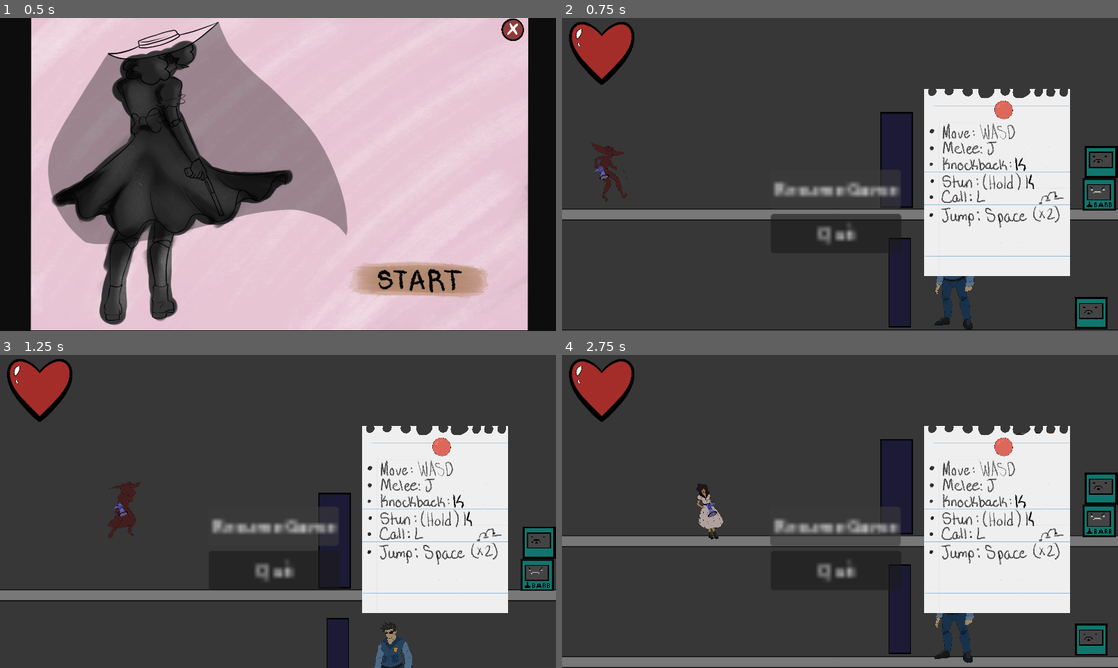
Above: before the commit, frames 1-4 (two rows, left to right).
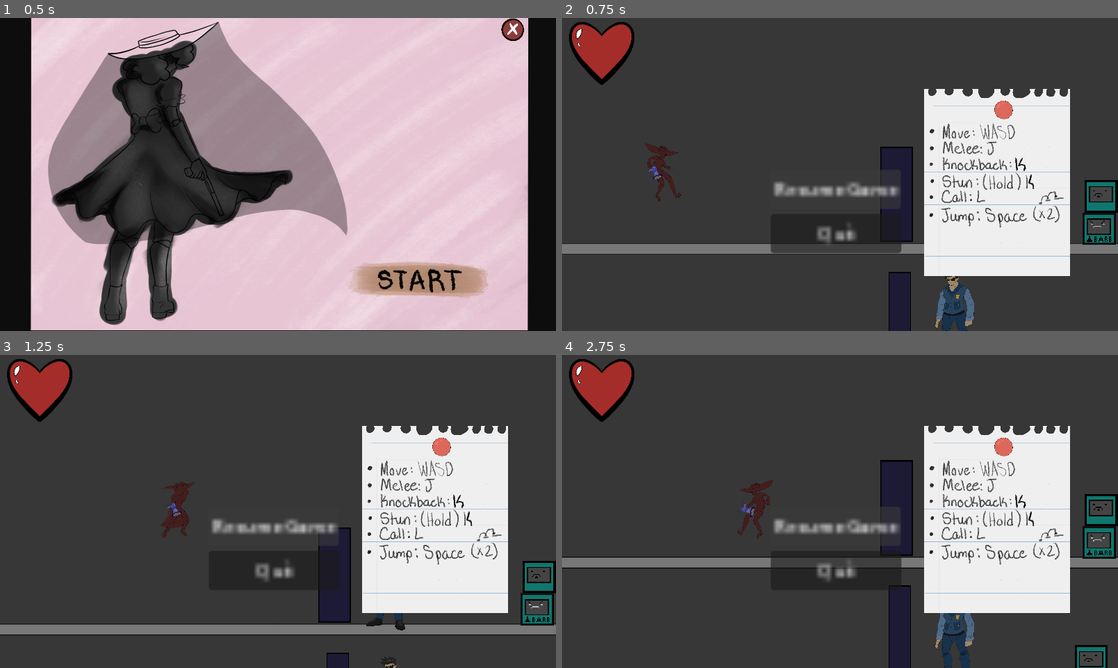
Above: after the commit, the same moments.

Repository: MaddMavv/Project-Doll-House
Game: Godot game, scene res://main menu.tscn
The game is run twice, just before and just after one commit, with the same random seed, the same clock (stepped at 60 frames per second) and the same inputs. The engine's default icon, where the game draws it, is replaced by a stand-in: a white triangle on a blue panel in a dark square.
Inputs:
- Up to frame 1 (0.5 s): no input
- Up to frame 2 (0.75 s): tap Enter (ui_accept) at 0.5 s; hold D (move right) from 0.53 s (still down); tap K (attack) at 0.6 s
- Up to frame 3 (1.25 s): keep holding D (move right); tap Space (jump) at 0.77 s
- Up to frame 4 (2.75 s): tap J (melee) at 1.35 s; tap Space (jump) at 1.52 s; release D (move right) at 2.03 s; hold A (move left) from 2.03 s (still down); tap L (shout) at 2.1 s

Frame 1 is identical in both runs. In frame 2, 9.8% of the frame differs, in the area x 0-100%, y 30-100%; in frame 3, 10%; in frame 4, 12%, in the area x 0-100%, y 24-100%.

Commit message:
removing godot logos

Diff:
--- a/Project Doll House.tscn
+++ b/Project Doll House.tscn
@@ -1316,7 +1316,6 @@
 
 [node name="CollisionShape2D" type="CollisionShape2D" parent="barricade/Area2D"]
 position = Vector2(0, -27.9577)
-scale = Vector2(1, 1)
 shape = SubResource("RectangleShape2D_gohqv")
 
 [node name="Area2D2" type="StaticBody2D" parent="barricade"]
@@ -1399,7 +1398,6 @@
 
 [node name="CollisionShape2D" type="CollisionShape2D" parent="barricade8/Area2D"]
 position = Vector2(0, -26.1085)
-scale = Vector2(1, 1)
 shape = SubResource("RectangleShape2D_pxojs")
 
 [node name="barricade w window" type="Sprite2D" parent="."]
--- a/bar_b.tscn
+++ b/bar_b.tscn
@@ -76,19 +76,19 @@
 "speed": 5.0
 }]
 
-[sub_resource type="Animation" id="Animation_qmvpd"]
-resource_name = "Idle"
-tracks/0/type = "value"
-tracks/0/imported = false
-tracks/0/enabled = true
-tracks/0/path = NodePath("AnimatedSprite2D:animation")
-tracks/0/interp = 1
-tracks/0/loop_wrap = true
-tracks/0/keys = {
-"times": PackedFloat32Array(0),
-"transitions": PackedFloat32Array(1),
-"update": 1,
-"values": [&"Idle"]
+[sub_resource type="Animation" id="Animation_46slq"]
+resource_name = "Charged"
+tracks/0/type = "value"
+tracks/0/imported = false
+tracks/0/enabled = true
+tracks/0/path = NodePath("AnimatedSprite2D:animation")
+tracks/0/interp = 1
+tracks/0/loop_wrap = true
+tracks/0/keys = {
+"times": PackedFloat32Array(0),
+"transitions": PackedFloat32Array(1),
+"update": 1,
+"values": [&"Charging"]
 }
 tracks/1/type = "value"
 tracks/1/imported = false
@@ -112,7 +112,7 @@
 "times": PackedFloat32Array(0),
 "transitions": PackedFloat32Array(1),
 "update": 0,
-"values": [1.21649]
+"values": [-0.0541052]
 }
 tracks/3/type = "value"
 tracks/3/imported = false
@@ -124,7 +124,155 @@
 "times": PackedFloat32Array(0),
 "transitions": PackedFloat32Array(1),
 "update": 0,
+"values": [Vector2(-3.57143, -51.4286)]
+}
+
+[sub_resource type="Animation" id="Animation_t7e4u"]
+resource_name = "Charging"
+length = 0.333337
+step = 0.0333333
+tracks/0/type = "value"
+tracks/0/imported = false
+tracks/0/enabled = true
+tracks/0/path = NodePath("AnimatedSprite2D:animation")
+tracks/0/interp = 1
+tracks/0/loop_wrap = true
+tracks/0/keys = {
+"times": PackedFloat32Array(0),
+"transitions": PackedFloat32Array(1),
+"update": 1,
+"values": [&"Charging"]
+}
+tracks/1/type = "value"
+tracks/1/imported = false
+tracks/1/enabled = true
+tracks/1/path = NodePath("AnimatedSprite2D:frame")
+tracks/1/interp = 1
+tracks/1/loop_wrap = true
+tracks/1/keys = {
+"times": PackedFloat32Array(0),
+"transitions": PackedFloat32Array(1),
+"update": 1,
+"values": [0]
+}
+tracks/2/type = "value"
+tracks/2/imported = false
+tracks/2/enabled = true
+tracks/2/path = NodePath("Megaphone:position")
+tracks/2/interp = 1
+tracks/2/loop_wrap = true
+tracks/2/keys = {
+"times": PackedFloat32Array(0, 0.0333333, 0.0666667, 0.1, 0.133333, 0.166667, 0.2, 0.233333, 0.266667, 0.3, 0.333333),
+"transitions": PackedFloat32Array(1, 1, 1, 1, 1, 1, 1, 1, 1, 1, 1),
+"update": 0,
+"values": [Vector2(-18, -9), Vector2(3.57143, 4.28571), Vector2(-35, -26.4286), Vector2(5, -25), Vector2(-49.2857, 9.28572), Vector2(24.2857, 30.7143), Vector2(-26.4286, -54.2857), Vector2(-45.7143, 15), Vector2(16.4286, -54.2857), Vector2(-24.2857, 45.7143), Vector2(-47.8571, -55)]
+}
+
+[sub_resource type="Animation" id="Animation_64o1y"]
+resource_name = "Fall"
+step = 0.2
+tracks/0/type = "value"
+tracks/0/imported = false
+tracks/0/enabled = true
+tracks/0/path = NodePath("AnimatedSprite2D:animation")
+tracks/0/interp = 1
+tracks/0/loop_wrap = true
+tracks/0/keys = {
+"times": PackedFloat32Array(0),
+"transitions": PackedFloat32Array(1),
+"update": 1,
+"values": [&"Fall"]
+}
+tracks/1/type = "value"
+tracks/1/imported = false
+tracks/1/enabled = true
+tracks/1/path = NodePath("AnimatedSprite2D:frame")
+tracks/1/interp = 1
+tracks/1/loop_wrap = true
+tracks/1/keys = {
+"times": PackedFloat32Array(0),
+"transitions": PackedFloat32Array(1),
+"update": 1,
+"values": [0]
+}
+
+[sub_resource type="Animation" id="Animation_qmvpd"]
+resource_name = "Idle"
+tracks/0/type = "value"
+tracks/0/imported = false
+tracks/0/enabled = true
+tracks/0/path = NodePath("AnimatedSprite2D:animation")
+tracks/0/interp = 1
+tracks/0/loop_wrap = true
+tracks/0/keys = {
+"times": PackedFloat32Array(0),
+"transitions": PackedFloat32Array(1),
+"update": 1,
+"values": [&"Idle"]
+}
+tracks/1/type = "value"
+tracks/1/imported = false
+tracks/1/enabled = true
+tracks/1/path = NodePath("AnimatedSprite2D:frame")
+tracks/1/interp = 1
+tracks/1/loop_wrap = true
+tracks/1/keys = {
+"times": PackedFloat32Array(0),
+"transitions": PackedFloat32Array(1),
+"update": 1,
+"values": [0]
+}
+tracks/2/type = "value"
+tracks/2/imported = false
+tracks/2/enabled = true
+tracks/2/path = NodePath("Megaphone:rotation")
+tracks/2/interp = 1
+tracks/2/loop_wrap = true
+tracks/2/keys = {
+"times": PackedFloat32Array(0),
+"transitions": PackedFloat32Array(1),
+"update": 0,
+"values": [1.21649]
+}
+tracks/3/type = "value"
+tracks/3/imported = false
+tracks/3/enabled = true
+tracks/3/path = NodePath("Megaphone:position")
+tracks/3/interp = 1
+tracks/3/loop_wrap = true
+tracks/3/keys = {
+"times": PackedFloat32Array(0),
+"transitions": PackedFloat32Array(1),
+"update": 0,
 "values": [Vector2(-18, -9)]
+}
+
+[sub_resource type="Animation" id="Animation_4whab"]
+resource_name = "Jump"
+step = 0.2
+tracks/0/type = "value"
+tracks/0/imported = false
+tracks/0/enabled = true
+tracks/0/path = NodePath("AnimatedSprite2D:animation")
+tracks/0/interp = 1
+tracks/0/loop_wrap = true
+tracks/0/keys = {
+"times": PackedFloat32Array(0),
+"transitions": PackedFloat32Array(1),
+"update": 1,
+"values": [&"Jump"]
+}
+tracks/1/type = "value"
+tracks/1/imported = false
+tracks/1/enabled = true
+tracks/1/path = NodePath("AnimatedSprite2D:frame")
+tracks/1/interp = 1
+tracks/1/loop_wrap = true
+tracks/1/keys = {
+"times": PackedFloat32Array(0),
+"transitions": PackedFloat32Array(1),
+"update": 1,
+"values": [0]
 }
 
 [sub_resource type="Animation" id="Animation_44bcf"]
@@ -380,154 +528,6 @@
 "transitions": PackedFloat32Array(1, 1, 1),
 "update": 1,
 "values": [true, false, true]
-}
-
-[sub_resource type="Animation" id="Animation_t7e4u"]
-resource_name = "Charging"
-length = 0.333337
-step = 0.0333333
-tracks/0/type = "value"
-tracks/0/imported = false
-tracks/0/enabled = true
-tracks/0/path = NodePath("AnimatedSprite2D:animation")
-tracks/0/interp = 1
-tracks/0/loop_wrap = true
-tracks/0/keys = {
-"times": PackedFloat32Array(0),
-"transitions": PackedFloat32Array(1),
-"update": 1,
-"values": [&"Charging"]
-}
-tracks/1/type = "value"
-tracks/1/imported = false
-tracks/1/enabled = true
-tracks/1/path = NodePath("AnimatedSprite2D:frame")
-tracks/1/interp = 1
-tracks/1/loop_wrap = true
-tracks/1/keys = {
-"times": PackedFloat32Array(0),
-"transitions": PackedFloat32Array(1),
-"update": 1,
-"values": [0]
-}
-tracks/2/type = "value"
-tracks/2/imported = false
-tracks/2/enabled = true
-tracks/2/path = NodePath("Megaphone:position")
-tracks/2/interp = 1
-tracks/2/loop_wrap = true
-tracks/2/keys = {
-"times": PackedFloat32Array(0, 0.0333333, 0.0666667, 0.1, 0.133333, 0.166667, 0.2, 0.233333, 0.266667, 0.3, 0.333333),
-"transitions": PackedFloat32Array(1, 1, 1, 1, 1, 1, 1, 1, 1, 1, 1),
-"update": 0,
-"values": [Vector2(-18, -9), Vector2(3.57143, 4.28571), Vector2(-35, -26.4286), Vector2(5, -25), Vector2(-49.2857, 9.28572), Vector2(24.2857, 30.7143), Vector2(-26.4286, -54.2857), Vector2(-45.7143, 15), Vector2(16.4286, -54.2857), Vector2(-24.2857, 45.7143), Vector2(-47.8571, -55)]
-}
-
-[sub_resource type="Animation" id="Animation_46slq"]
-resource_name = "Charged"
-tracks/0/type = "value"
-tracks/0/imported = false
-tracks/0/enabled = true
-tracks/0/path = NodePath("AnimatedSprite2D:animation")
-tracks/0/interp = 1
-tracks/0/loop_wrap = true
-tracks/0/keys = {
-"times": PackedFloat32Array(0),
-"transitions": PackedFloat32Array(1),
-"update": 1,
-"values": [&"Charging"]
-}
-tracks/1/type = "value"
-tracks/1/imported = false
-tracks/1/enabled = true
-tracks/1/path = NodePath("AnimatedSprite2D:frame")
-tracks/1/interp = 1
-tracks/1/loop_wrap = true
-tracks/1/keys = {
-"times": PackedFloat32Array(0),
-"transitions": PackedFloat32Array(1),
-"update": 1,
-"values": [0]
-}
-tracks/2/type = "value"
-tracks/2/imported = false
-tracks/2/enabled = true
-tracks/2/path = NodePath("Megaphone:rotation")
-tracks/2/interp = 1
-tracks/2/loop_wrap = true
-tracks/2/keys = {
-"times": PackedFloat32Array(0),
-"transitions": PackedFloat32Array(1),
-"update": 0,
-"values": [-0.0541052]
-}
-tracks/3/type = "value"
-tracks/3/imported = false
-tracks/3/enabled = true
-tracks/3/path = NodePath("Megaphone:position")
-tracks/3/interp = 1
-tracks/3/loop_wrap = true
-tracks/3/keys = {
-"times": PackedFloat32Array(0),
-"transitions": PackedFloat32Array(1),
-"update": 0,
-"values": [Vector2(-3.57143, -51.4286)]
-}
-
-[sub_resource type="Animation" id="Animation_4whab"]
-resource_name = "Jump"
-step = 0.2
-tracks/0/type = "value"
-tracks/0/imported = false
-tracks/0/enabled = true
-tracks/0/path = NodePath("AnimatedSprite2D:animation")
-tracks/0/interp = 1
-tracks/0/loop_wrap = true
-tracks/0/keys = {
-"times": PackedFloat32Array(0),
-"transitions": PackedFloat32Array(1),
-"update": 1,
-"values": [&"Jump"]
-}
-tracks/1/type = "value"
-tracks/1/imported = false
-tracks/1/enabled = true
-tracks/1/path = NodePath("AnimatedSprite2D:frame")
-tracks/1/interp = 1
-tracks/1/loop_wrap = true
-tracks/1/keys = {
-"times": PackedFloat32Array(0),
-"transitions": PackedFloat32Array(1),
-"update": 1,
-"values": [0]
-}
-
-[sub_resource type="Animation" id="Animation_64o1y"]
-resource_name = "Fall"
-step = 0.2
-tracks/0/type = "value"
-tracks/0/imported = false
-tracks/0/enabled = true
-tracks/0/path = NodePath("AnimatedSprite2D:animation")
-tracks/0/interp = 1
-tracks/0/loop_wrap = true
-tracks/0/keys = {
-"times": PackedFloat32Array(0),
-"transitions": PackedFloat32Array(1),
-"update": 1,
-"values": [&"Fall"]
-}
-tracks/1/type = "value"
-tracks/1/imported = false
-tracks/1/enabled = true
-tracks/1/path = NodePath("AnimatedSprite2D:frame")
-tracks/1/interp = 1
-tracks/1/loop_wrap = true
-tracks/1/keys = {
-"times": PackedFloat32Array(0),
-"transitions": PackedFloat32Array(1),
-"update": 1,
-"values": [0]
 }
 
 [sub_resource type="AnimationLibrary" id="AnimationLibrary_plkx7"]
--- a/bullet.tscn
+++ b/bullet.tscn
@@ -1,16 +1,13 @@
 [gd_scene load_steps=5 format=3 uid="uid://b2hxdphrqmtuf"]
 
 [ext_resource type="Script" path="res://bullet.gd" id="1_u5nlr"]
-[ext_resource type="Texture2D" uid="uid://cvpdu8e05j4sn" path="res://icon.svg" id="2_kxo6a"]
+[ext_resource type="Texture2D" uid="uid://08syjr2a5ee4" path="res://assests/Bullet.png" id="2_5e5l8"]
 
 [sub_resource type="SpriteFrames" id="SpriteFrames_xsw70"]
 animations = [{
 "frames": [{
 "duration": 1.0,
-"texture": ExtResource("2_kxo6a")
-}, {
-"duration": 1.0,
-"texture": null
+"texture": ExtResource("2_5e5l8")
 }],
 "loop": true,
 "name": &"Shoot",
@@ -24,8 +21,7 @@
 script = ExtResource("1_u5nlr")
 
 [node name="AnimatedSprite2D" type="AnimatedSprite2D" parent="."]
-position = Vector2(1, -4.76837e-07)
-scale = Vector2(0.376953, 0.376953)
+scale = Vector2(0.447, 0.447)
 sprite_frames = SubResource("SpriteFrames_xsw70")
 animation = &"Shoot"
 
--- a/level_2.tscn
+++ b/level_2.tscn
@@ -296,7 +296,7 @@
 autostart = true
 
 [node name="BarB" parent="." instance=ExtResource("1_mv7hs")]
-position = Vector2(195, -1097)
+position = Vector2(590, -1351)
 
 [node name="Baddies" type="Node2D" parent="."]
 
--- a/project.godot
+++ b/project.godot
@@ -12,7 +12,7 @@
 
 config/name="FIrst Prototype"
 run/main_scene="res://main menu.tscn"
-config/features=PackedStringArray("4.0", "Mobile")
+config/features=PackedStringArray("4.1", "Mobile")
 config/icon="res://icon.svg"
 
 [autoload]
--- a/stun_projectile.tscn
+++ b/stun_projectile.tscn
@@ -1,13 +1,13 @@
 [gd_scene load_steps=5 format=3 uid="uid://b6p0vgp32aq5e"]
 
 [ext_resource type="Script" path="res://stun_projectile.gd" id="1_0t0ns"]
-[ext_resource type="Texture2D" uid="uid://hv6m2mpjrh6t" path="res://icon.svg" id="2_2nnjn"]
+[ext_resource type="Texture2D" uid="uid://bsa5ilaax1yt2" path="res://assests/Untitled_Artwork-5.png" id="3_7cvgd"]
 
 [sub_resource type="RectangleShape2D" id="RectangleShape2D_ptg7s"]
 size = Vector2(126, 126)
 
-[sub_resource type="RectangleShape2D" id="RectangleShape2D_xuqht"]
-size = Vector2(128, 130)
+[sub_resource type="CircleShape2D" id="CircleShape2D_668gc"]
+radius = 67.1193
 
 [node name="Stun projectile" type="CharacterBody2D"]
 script = ExtResource("1_0t0ns")
@@ -16,20 +16,20 @@
 shape = SubResource("RectangleShape2D_ptg7s")
 disabled = true
 
-[node name="Icon" type="Sprite2D" parent="."]
-position = Vector2(0, 1)
-scale = Vector2(-1, -1)
-texture = ExtResource("2_2nnjn")
-
 [node name="Area2D" type="Area2D" parent="."]
 
 [node name="CollisionShape2D" type="CollisionShape2D" parent="Area2D"]
-shape = SubResource("RectangleShape2D_xuqht")
+shape = SubResource("CircleShape2D_668gc")
 
 [node name="Timer" type="Timer" parent="."]
 wait_time = 0.25
 one_shot = true
 autostart = true
 
+[node name="UntitledArtwork-5" type="Sprite2D" parent="."]
+position = Vector2(-3, -7)
+scale = Vector2(0.0654297, 0.0634766)
+texture = ExtResource("3_7cvgd")
+
 [connection signal="body_entered" from="Area2D" to="." method="_on_area_2d_body_entered"]
 [connection signal="timeout" from="Timer" to="." method="_on_timer_timeout"]
--- a/warning.tscn
+++ b/warning.tscn
@@ -1,18 +1,21 @@
-[gd_scene load_steps=3 format=3 uid="uid://cxcj25w823gqj"]
+[gd_scene load_steps=4 format=3 uid="uid://cxcj25w823gqj"]
 
 [ext_resource type="Script" path="res://warning.gd" id="1_7hwv4"]
 [ext_resource type="Texture2D" uid="uid://cvpdu8e05j4sn" path="res://icon.svg" id="1_n68ba"]
+[ext_resource type="Texture2D" uid="uid://djdb8g7a3undv" path="res://assests/Untitled_Artwork-1.png" id="3_3pxld"]
 
 [node name="Node2D" type="Node2D"]
 scale = Vector2(3, 3)
 script = ExtResource("1_7hwv4")
 
 [node name="Icon" type="Sprite2D" parent="."]
+visible = false
 position = Vector2(-50, 0)
 skew = 0.872665
 texture = ExtResource("1_n68ba")
 
 [node name="Icon2" type="Sprite2D" parent="."]
+visible = false
 position = Vector2(50, 0)
 skew = -0.872665
 texture = ExtResource("1_n68ba")
@@ -25,5 +28,11 @@
 wait_time = 2.0
 autostart = true
 
+[node name="UntitledArtwork-1" type="Sprite2D" parent="."]
+position = Vector2(0.333333, 1.33333)
+rotation = -1.5708
+scale = Vector2(0.287194, 0.343252)
+texture = ExtResource("3_3pxld")
+
 [connection signal="timeout" from="Timer" to="." method="_on_timer_timeout"]
 [connection signal="timeout" from="Timer2" to="." method="_on_timer_2_timeout"]
Binary file added: assests/Bullet.png
Not shown, added: assests/Bullet.png.import
Binary file added: assests/Untitled_Artwork-1.png
Not shown, added: assests/Untitled_Artwork-1.png.import
Binary file added: assests/Untitled_Artwork-5.png
Not shown, added: assests/Untitled_Artwork-5.png.import
Not shown, changed: .DS_Store
Not shown, added: art shit/.DS_Store
